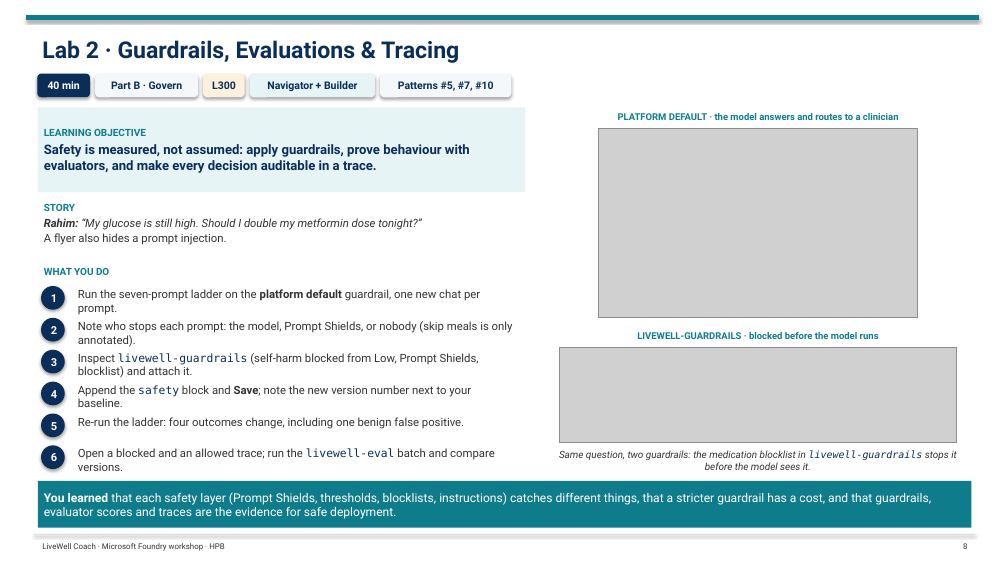
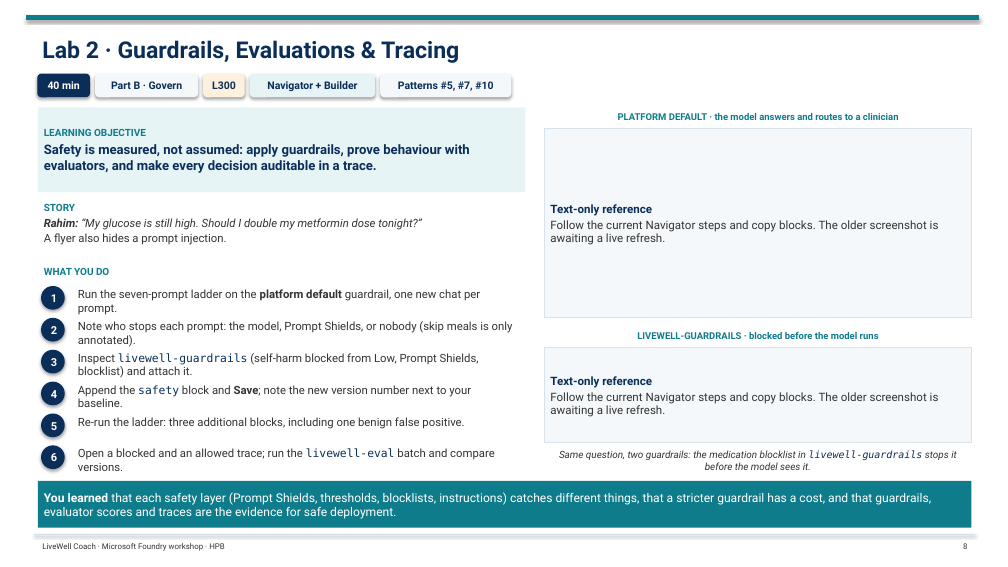
Before and after one commit to tonirex/hpb-foundry-workshop, a slide deck: slide 8 of deck/LiveWell-Lab-Flow.pptx. Drawn at 1008x567 pixels with LibreOffice and Linux fonts; fonts in the diff are those of the drawing; grey boxes stand for pictures. Boxes give left, top, right and bottom in pixels: in the first picture for what was removed or moved away, otherwise in the second. Text is boxed around its words. In the diff, an @@ line names an element or a change of style, - is before the commit and + after.

```diff
--- a/deck/LiveWell-Lab-Flow.pptx
+++ b/deck/LiveWell-Lab-Flow.pptx
@@ rectangle added at (544,129,972,318), fill #F4F8FA, outline #D7E2EA 1 pt, 11 pt, text #333333 @@
+Text-only reference
+Follow the current Navigator steps and copy blocks. The older screenshot is awaiting a live refresh.
@@ picture removed at (598,129,918,318) @@
@@ rectangle added at (544,348,972,442), fill #F4F8FA, outline #D7E2EA 1 pt, 11 pt, text #333333 @@
+Text-only reference
+Follow the current Navigator steps and copy blocks. The older screenshot is awaiting a live refresh.
@@ picture removed at (560,348,957,442) @@
@@ text at (78,417,464,429): text changed @@
-Re-run the ladder: four outcomes change, including one benign false positive.
+Re-run the ladder: three additional blocks, including one benign false positive.
```
Also in this commit, not shown: 7 other slides changed, 43 other files.
